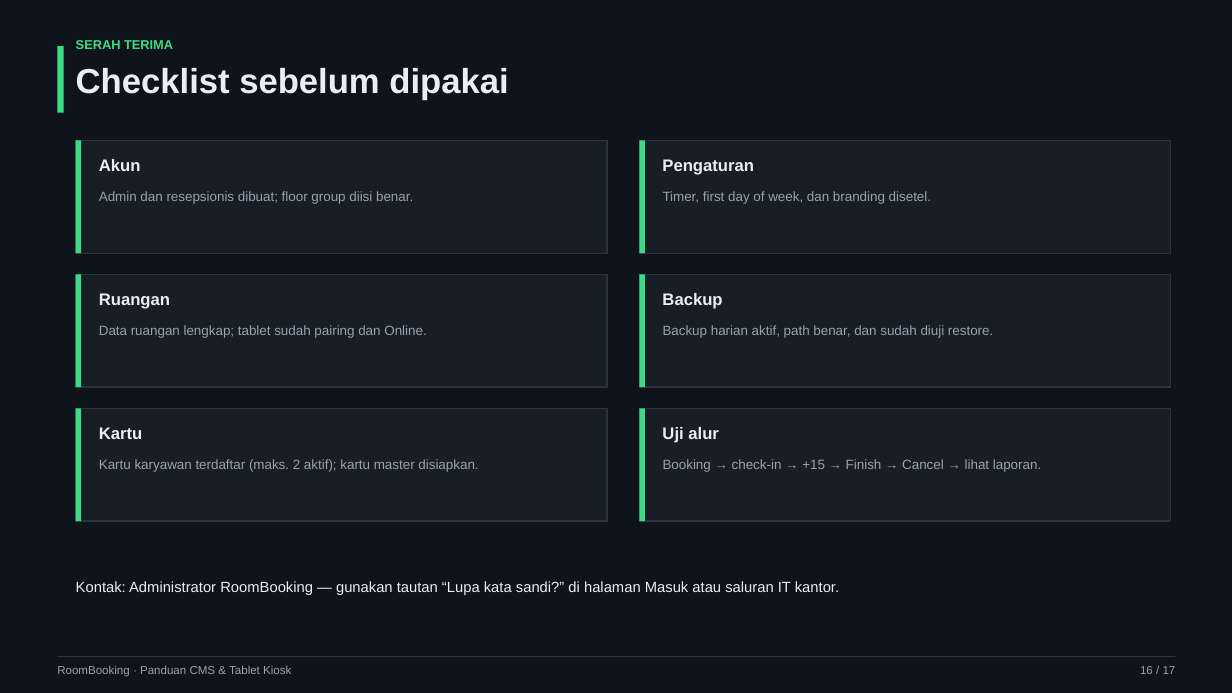
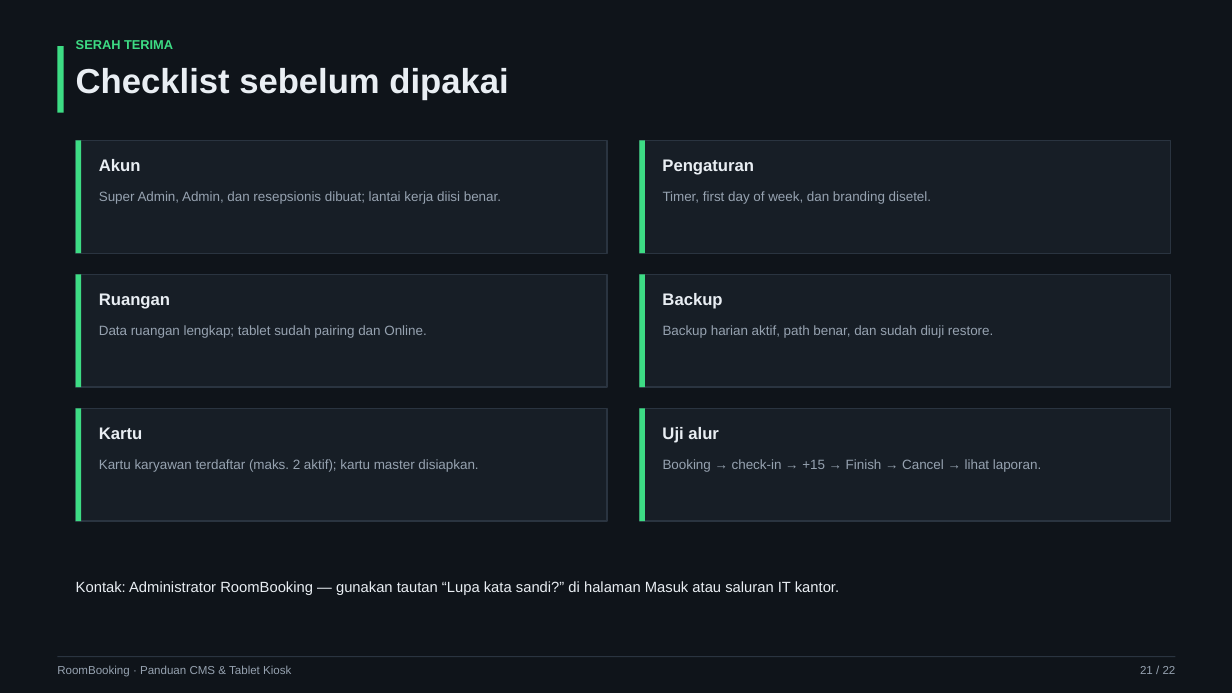
Before and after one commit to goodmeow/app_booking, a slide deck: slide 21 of docs/training/RoomBooking-Panduan-CMS-Tablet.pptx (slide 16 before the commit). Drawn at 1232x693 pixels with LibreOffice and Linux fonts; fonts in the diff are those of the drawing. Boxes give left, top, right and bottom in pixels: in the first picture for what was removed or moved away, otherwise in the second. Text is boxed around its words. In the diff, an @@ line names an element or a change of style, - is before the commit and + after.

Commit message:
docs: perbarui akses, multi-lantai, audit, dan training

```diff
--- a/docs/training/RoomBooking-Panduan-CMS-Tablet.pptx
+++ b/docs/training/RoomBooking-Panduan-CMS-Tablet.pptx
@@ text at [99, 191, 501, 204]: text changed @@
-Admin dan resepsionis dibuat; floor group diisi benar.
+Super Admin, Admin, dan resepsionis dibuat; lantai kerja diisi benar.
@@ text at [1140, 666, 1176, 674]: text changed @@
-16 / 17
+21 / 22
```
Also in this commit, not shown: 15 other slides changed, 5 slides added, 14 other files.
